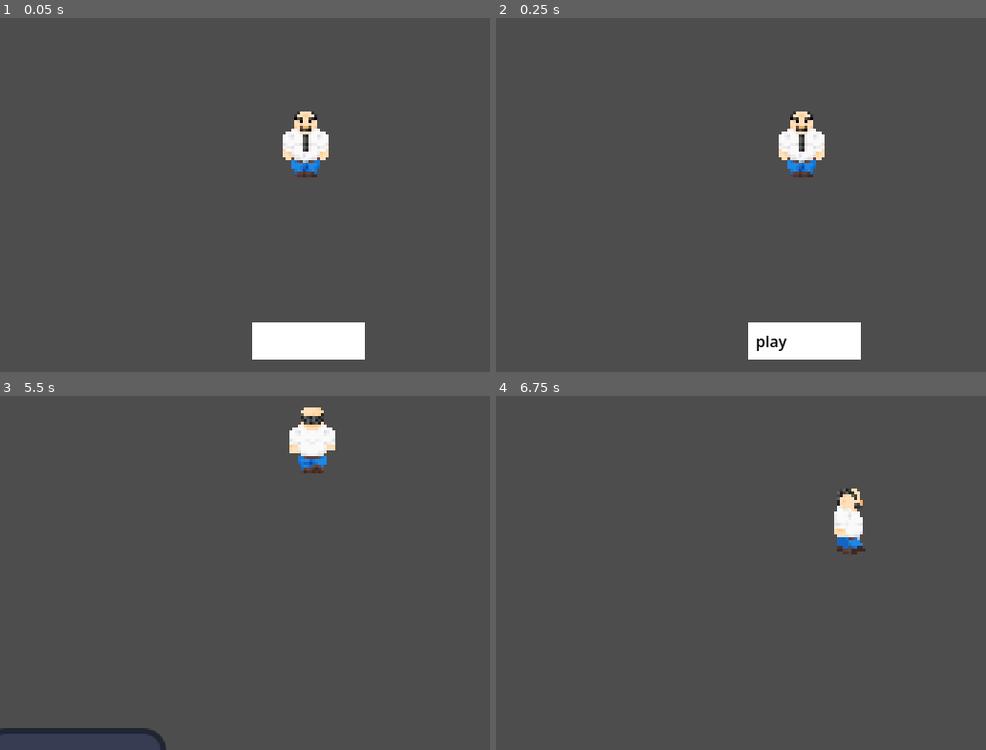
Above: before the commit, frames 1-4 (two rows, left to right).
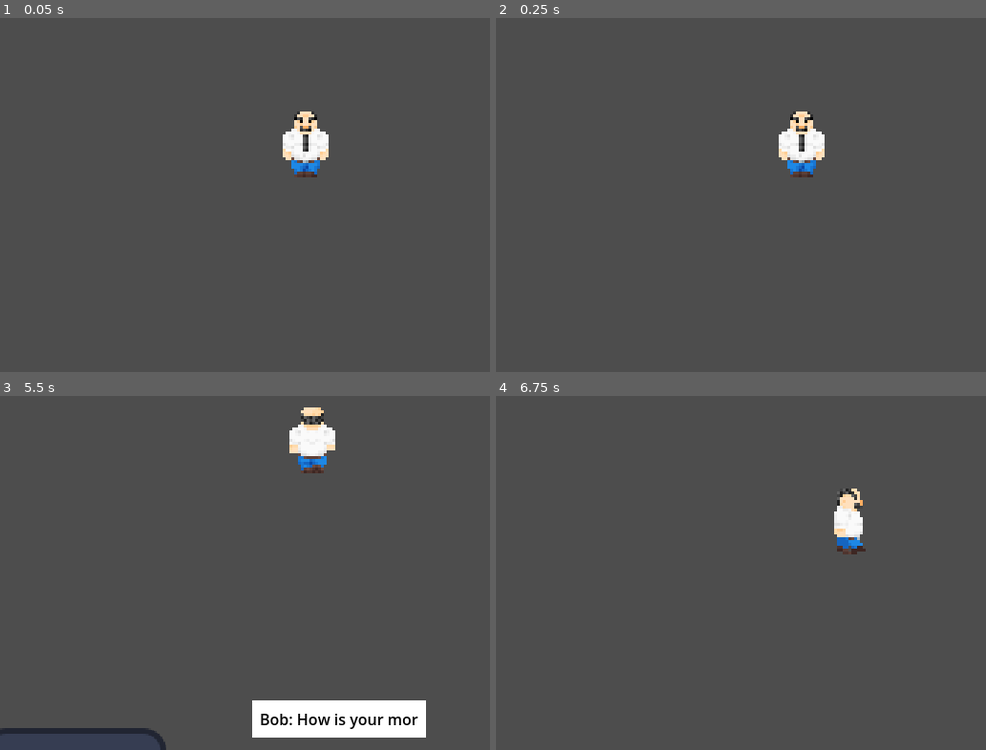
Above: after the commit, the same moments.

Repository: ShlimerAFK/GameJam
Game: Godot game, scene res://scenes/scene_1.tscn
Same seed, same stepped clock (60 frames per second), same inputs: the game is played once before the commit and once after it. The engine's default icon, where the game draws it, is replaced by a stand-in: a white triangle on a blue panel in a dark square.
Inputs:
- Up to frame 1 (0.05 s): no input
- Up to frame 2 (0.25 s): no input
- Up to frame 3 (5.5 s): tap Enter (ui_accept) at 0.5, 0.77, 1.07, 1.52, 1.55, 1.82, 2.1, 3.02, 3.32, 3.77, 3.8, 4.07, 4.52, 4.82 s; hold Shift (run) 0.53-1.28 s; hold W (up) 0.53-2.03 s; tap E (interact) at 0.6, 2.3, 2.85, 4.25, 4.35, 5 s; tap Shift (run) at 1.35, 3.05 s; hold A (left) 2.03-3.53 s; hold S (down) 3.53-4.28 s; hold Shift (run) 3.53-4.28 s; hold D (right) 4.28-5.03 s; hold W (up) from 5.03 s (still down); hold Shift (run) from 5.03 s (still down)
- Up to frame 4 (6.75 s): release W (up) at 5.78 s; release Shift (run) at 5.78 s; hold D (right) from 5.78 s (still down); tap Enter (ui_accept) at 5.85, 6.02, 6.32 s; tap E (interact) at 6.6 s

The runs differ from the first frame. In frame 1, 2.4% of the frame differs, in the area x 51-75%, y 85-97%; in frame 2, 2.4%; in frame 3, 3.7%, in the area x 51-87%, y 85-97%; in frame 4, nothing differs.

Commit message:
Working basic dialog

Diff:
--- a/data/dialog.json
+++ b/data/dialog.json
@@ -2,14 +2,19 @@
 	"dialog_1": [
 
 		{
-			"speaker": "player",
-			"text" : "HIIIIIIIII"
+			"speaker": "Bob",
+			"text" : "Wazzzzzzzzzaaaaaaa"
 
 		},
 
 		{
-			"speaker": "player",
-			"text" : "HIIIIIIIII"
+			"speaker": "Bob",
+			"text" : "What is poping yoooo"
+
+		},
+		{
+			"speaker": "Bob",
+			"text" : "How is your morning going?"
 
 		},
 
--- /dev/null
+++ b/new_autoload_script.gd
@@ -0,0 +1,11 @@
+extends Node
+
+
+# Called when the node enters the scene tree for the first time.
+func _ready() -> void:
+	pass # Replace with function body.
+
+
+# Called every frame. 'delta' is the elapsed time since the previous frame.
+func _process(delta: float) -> void:
+	pass
--- a/project.godot
+++ b/project.godot
@@ -14,6 +14,10 @@
 run/main_scene="uid://c2ouubw8cdfl6"
 config/features=PackedStringArray("4.7", "Forward Plus")
 config/icon="res://icon.svg"
+
+[autoload]
+
+Global="*uid://b5qmkxynhy7dl"
 
 [display]
 
--- a/scenes/scene_1.tscn
+++ b/scenes/scene_1.tscn
@@ -3,7 +3,6 @@
 [ext_resource type="PackedScene" uid="uid://oy67rn0cumj3" path="res://thingies/player.tscn" id="1_ta4h7"]
 [ext_resource type="Texture2D" uid="uid://c61jd4344swwg" path="res://sprites/tilesets/office_temp.png" id="2_ka884"]
 [ext_resource type="PackedScene" uid="uid://cc1x44ypsamki" path="res://thingies/gui.tscn" id="3_cn2eb"]
-[ext_resource type="PackedScene" uid="uid://dfretmhc5jorh" path="res://thingies/dialog.tscn" id="4_lki8s"]
 [ext_resource type="PackedScene" uid="uid://bmr54w3iy4jx7" path="res://thingies/npc_test.tscn" id="4_sj5te"]
 
 [sub_resource type="TileSetAtlasSource" id="TileSetAtlasSource_cn2eb"]
@@ -27,12 +26,10 @@
 [node name="TileMapLayer" type="TileMapLayer" parent="." unique_id=273562251]
 tile_set = SubResource("TileSet_f1dwg")
 
-[node name="RigidBody2D" parent="." unique_id=1453047402 instance=ExtResource("4_sj5te")]
+[node name="NPC" parent="." unique_id=1453047402 instance=ExtResource("4_sj5te")]
 position = Vector2(354, 511)
 
 [node name="GUI" parent="." unique_id=910458424 instance=ExtResource("3_cn2eb")]
 
-[node name="Dialog" parent="GUI" unique_id=540160289 instance=ExtResource("4_lki8s")]
-
 [node name="CharacterBody2D" parent="." unique_id=629992924 instance=ExtResource("1_ta4h7")]
 position = Vector2(504, 522)
--- /dev/null
+++ b/scripts/global/global.gd
@@ -0,0 +1,3 @@
+extends Node
+
+var player_is_interacting := false
--- a/scripts/npc/basic_dialog.gd
+++ b/scripts/npc/basic_dialog.gd
@@ -1,7 +1,6 @@
 extends Node
 
 var file_path = "res://data/dialog.json"
-var dialog = "dialog_1"
 
 @onready var dialog_lable: Label = $TextBox/MarginContainer/Label
 @onready var textbox: MarginContainer = $TextBox
@@ -11,7 +10,7 @@
 var dialogues = []
 var tween: Tween = null
 
-func _ready() -> void:
+func start_dialog(dialog: String) -> void:
 	textbox.visible = true
 
 	dialogues = read_json_data(file_path).get(dialog, [])
@@ -27,6 +26,8 @@
 
 	elif Input.is_action_just_pressed("ui_accept") and count == len(dialogues) - 1:
 		textbox.visible = false
+		Global.player_is_interacting = false
+		count = 0
 
 func read_json_data(filepath):
 
--- a/scripts/npc/npc_interact.gd
+++ b/scripts/npc/npc_interact.gd
@@ -1,6 +1,10 @@
 extends Interactable
 
+var dialog = "dialog_1"
+
+@onready var dialog_node = $"../GUI/DialogNode"
 
 func _process(delta: float) -> void:
-	if Input.is_action_just_pressed("interact") and player_has_entered:
-		print("ahhhhhhhhh")
+	if Input.is_action_just_pressed("interact") and player_has_entered and Global.player_is_interacting == false:
+		Global.player_is_interacting = true
+		dialog_node.start_dialog(dialog)
--- a/thingies/dialog.tscn
+++ b/thingies/dialog.tscn
@@ -4,10 +4,11 @@
 
 [sub_resource type="CanvasTexture" id="CanvasTexture_jfv3o"]
 
-[node name="Node" type="Node2D" unique_id=540160289]
+[node name="DialogNode" type="Node2D" unique_id=540160289]
 script = ExtResource("1_l3d60")
 
 [node name="TextBox" type="MarginContainer" parent="." unique_id=197041775]
+visible = false
 offset_left = 264.0
 offset_top = 428.0
 offset_right = 382.0
--- a/thingies/gui.tscn
+++ b/thingies/gui.tscn
@@ -1,6 +1,7 @@
 [gd_scene format=3 uid="uid://cc1x44ypsamki"]
 
 [ext_resource type="Script" uid="uid://cxot46u1tj7x0" path="res://scripts/gui/gui.gd" id="1_834qp"]
+[ext_resource type="PackedScene" uid="uid://dfretmhc5jorh" path="res://thingies/dialog.tscn" id="2_q2p4s"]
 
 [node name="GUI" type="CanvasLayer" unique_id=910458424]
 script = ExtResource("1_834qp")
@@ -11,3 +12,5 @@
 offset_right = 152.0
 offset_bottom = 457.0
 text = "Press E to interact"
+
+[node name="DialogNode" parent="." unique_id=540160289 instance=ExtResource("2_q2p4s")]
--- a/thingies/player.tscn
+++ b/thingies/player.tscn
@@ -316,7 +316,7 @@
 
 [node name="AnimatedSprite2D" type="AnimatedSprite2D" parent="." unique_id=1426137098]
 sprite_frames = SubResource("SpriteFrames_ltg3l")
-animation = &"run_down"
+animation = &"walk_side"
 
 [node name="CollisionShape2D" type="CollisionShape2D" parent="." unique_id=254351039]
 shape = SubResource("CapsuleShape2D_aft4u")
Not shown, added: new_autoload_script.gd.uid
Not shown, added: scripts/global/global.gd.uid
